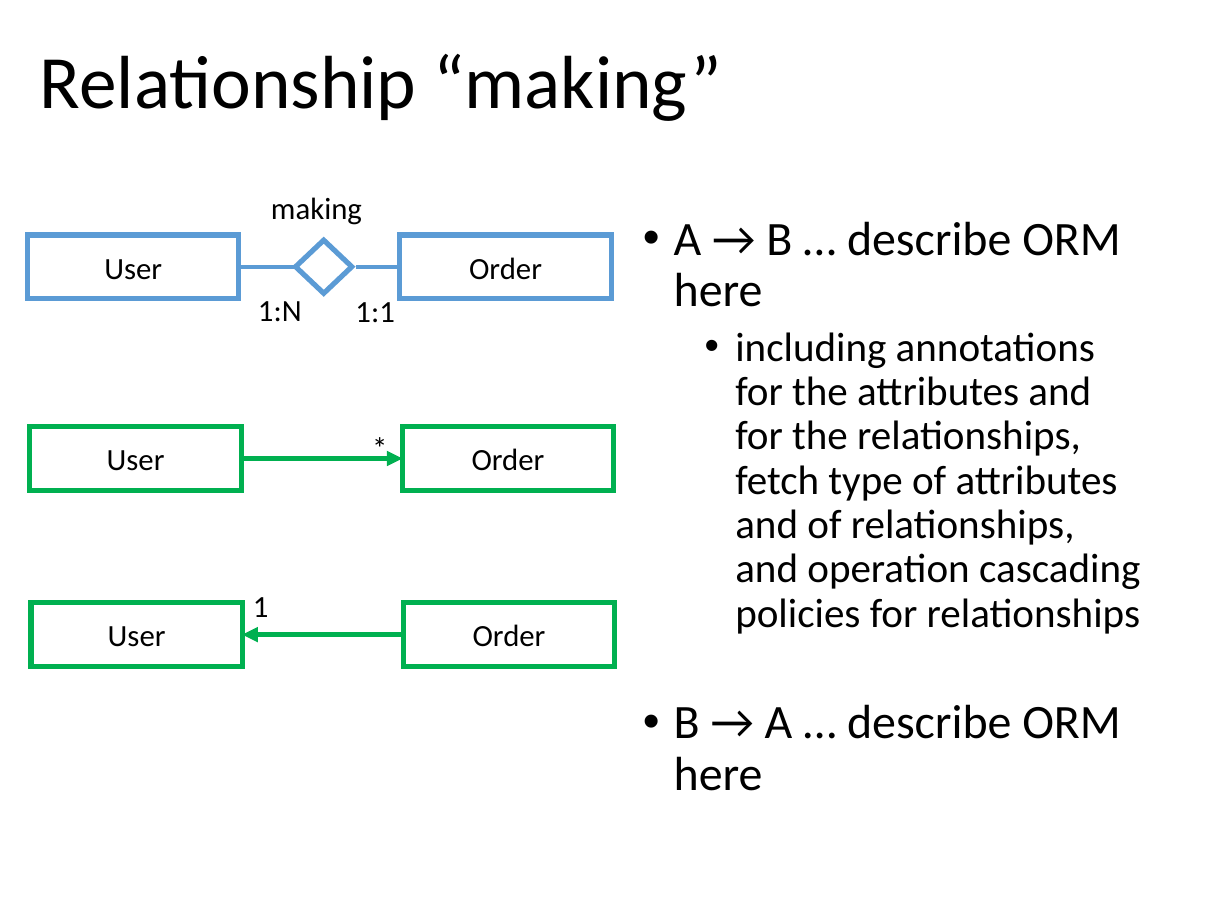
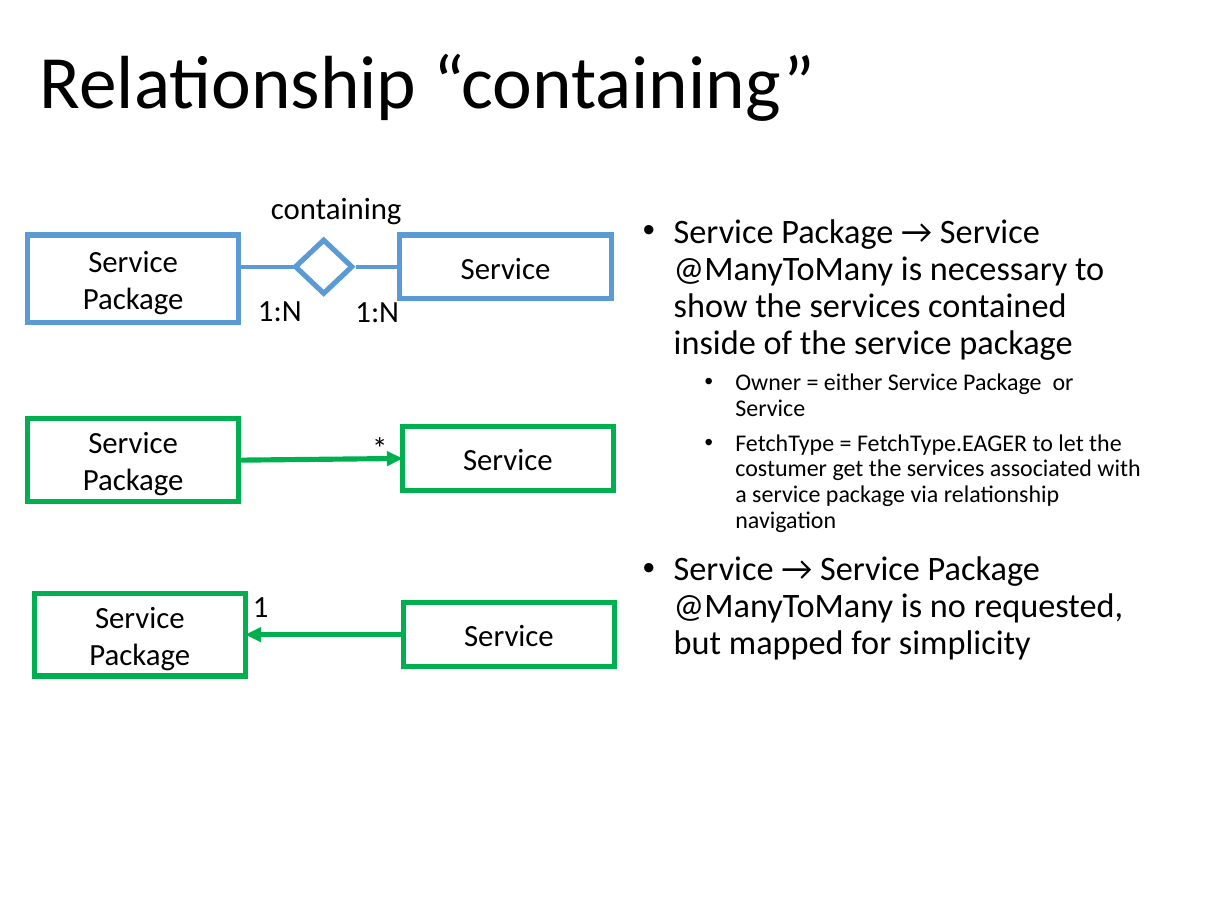
Before and after one commit to marcozetaa/TelcoService, a slide deck: slide 15 of UML/Presentation.pptx (slide 12 before the commit). Drawn at 1232x924 pixels with LibreOffice and Linux fonts; fonts in the diff are those of the drawing. Boxes give left, top, right and bottom in pixels: in the first picture for what was removed or moved away, otherwise in the second. Text is boxed around its words. In the diff, an @@ line names an element or a change of style, - is before the commit and + after.

Commit message:
PP Many to many x2

```diff
--- a/UML/Presentation.pptx
+++ b/UML/Presentation.pptx
@@ title at (x1=40, y1=54, x2=815, y2=121): text changed @@
-Relationship “making”
+Relationship “containing”
@@ text at (x1=271, y1=198, x2=401, y2=225): text changed @@
-making
+containing
@@ rectangle "Service Package" resized from (x1=27, y1=235, x2=239, y2=299) to (x1=27, y1=235, x2=239, y2=323) @@
@@ text at (x1=674, y1=219, x2=1140, y2=660): text changed; size 24 to 20 pt @@
-• A → B … describe ORM here
-  • including annotations for the attributes and for the relationships, fetch type of attributes and of relationships, and operation cascading policies for relationships
-• B → A … describe ORM here
+• Service Package → Service @ManyToMany is necessary to show the services contained inside of the service package
+  • Owner = either Service Package or Service
+  • FetchType = FetchType.EAGER to let the costumer get the services associated with a service package via relationship navigation
+• Service → Service Package @ManyToMany is no requested, but mapped for simplicity
@@ text in rectangle at (x1=83, y1=251, x2=184, y2=315): text changed @@
-User
+Service Package
@@ text in rectangle at (x1=461, y1=258, x2=551, y2=280): text changed @@
-Order
+Service
@@ text at (x1=355, y1=296, x2=399, y2=322): text changed @@
-1:1
+1:N
@@ rectangle "Service" resized from (x1=30, y1=426, x2=241, y2=490) to (x1=27, y1=419, x2=239, y2=501) @@
@@ text in rectangle at (x1=83, y1=432, x2=184, y2=496): text changed @@
-User
+Service
+Package
@@ text in rectangle at (x1=463, y1=449, x2=553, y2=471): text changed @@
-Order
+Service
@@ rectangle "Service Package" resized from (x1=31, y1=602, x2=243, y2=667) to (x1=34, y1=594, x2=246, y2=676) @@
@@ text in rectangle at (x1=89, y1=607, x2=190, y2=671): text changed @@
-User
+Service Package
@@ text in rectangle at (x1=464, y1=625, x2=554, y2=647): text changed @@
-Order
+Service
```
Also in this commit, not shown: 1 other slide changed, 3 slides added.
